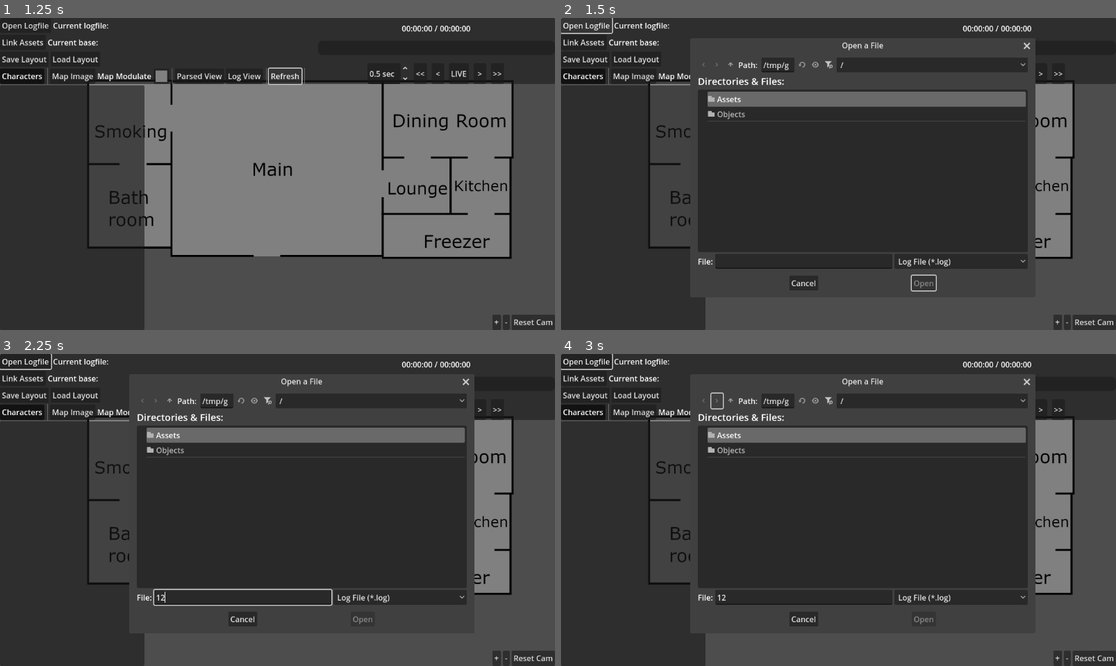
Above: before the commit, frames 1-4 (two rows, left to right).
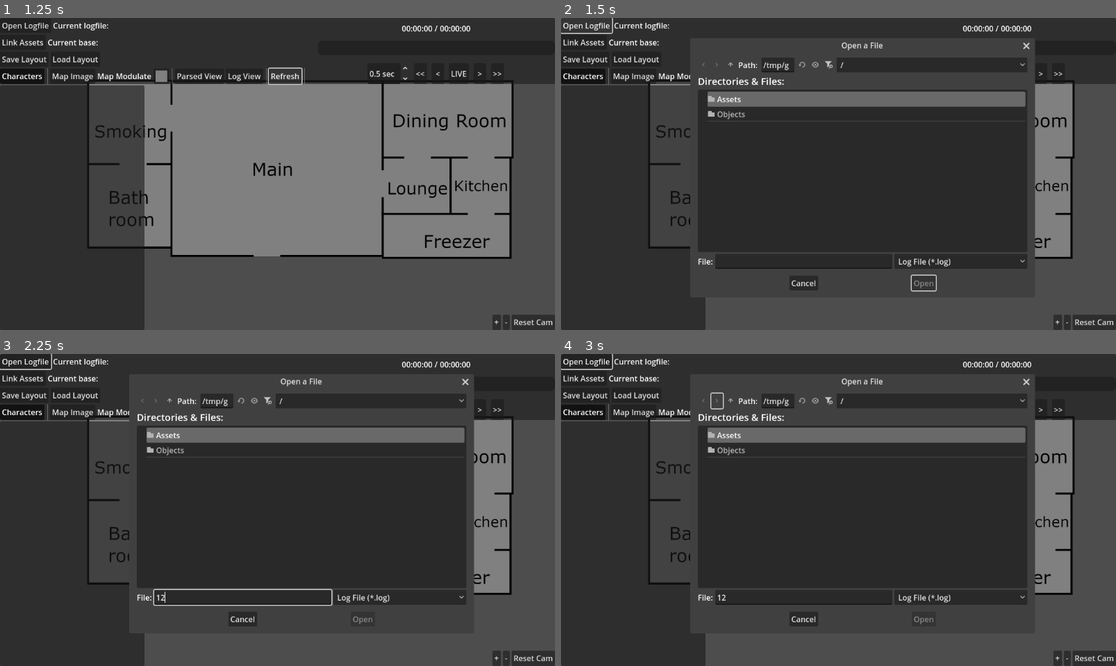
Above: after the commit, the same moments.

Repository: Crystalwarrior/AO2-LogReader
Game: Godot game, scene res://view.tscn
Same seed, same stepped clock (60 frames per second), same inputs: the game is played once before the commit and once after it.
Inputs (mouse positions are in pixels of both pictures, inside the frame that each line leads up to):
- Up to frame 1 (1.25 s): click "Refresh" at 0.5 s
- Up to frame 2 (1.5 s): click "Open Logfile" at 1.25 s
- Up to frame 3 (2.25 s): click (244, 597) at 2.02 s; type "12" at 2.1 s
- Up to frame 4 (3 s): click (716, 400) at 2.75 s

Frame 1 is identical in both runs. In frame 2, 0.2% of the frame differs, in the area x 50-86%, y 7-79%; in frame 3, 0.2%; in frame 4, 0.2%.

Commit message:
Fix log reader re-reading the WHOLE FILE even in live mode (when only a few new things got added)

Diff:
--- a/main_window.gd
+++ b/main_window.gd
@@ -56,9 +56,16 @@
 func _process(_delta):
 	if current_file_path and last_date_modified != FileAccess.get_modified_time(current_file_path):
 		if reload_logfile():
-			logview.text = current_file.get_as_text()
+			while current_file.get_position() < current_file.get_length():
+				var line = current_file.get_line()
+				# end-of-file newline gets treated as a separate line, and shows up as blank
+				if line == "":
+					continue
+				parse_line(line)
+				logview.text += "\n"+line
+			if !shownames.is_empty():
+				_find_avatars()
 			scroll_to_last_line()
-			parse_logfile()
 	if playing and timeline.value != endTime - startTime:
 		if timer <= 0:
 			timeline.value += 1
@@ -146,10 +153,9 @@
 		# 		newChar.charfolder = folderName
 		# 	else:
 		# 		areaChar.charfolder = folderName
-
-
+	parsed_view.newline()
 	if not line.begins_with("[") or not line.contains("GMT]"):
-		parsed_view.add_text(line + "\n")
+		parsed_view.add_text(line)
 		return
 	var is_ooc = false
 	if line.begins_with("[OOC]"):
@@ -201,7 +207,7 @@
 	# pop color
 	parsed_view.pop()
 	parsed_view.add_text(": ")
-	parsed_view.add_text(message.replace("{", "").replace("}", "") + "\n")
+	parsed_view.add_text(message.replace("{", "").replace("}", ""))
 	if italics:
 		parsed_view.pop()
 
@@ -325,20 +331,20 @@
 	else:
 		return null
 
-func parse_logfile(to_line = -1):
+func parse_logfile():
 	initial_logread = true
 	parsed_view.clear()
 	hostname = ""
-	var lines = logview.text.split("\n")
-	if to_line == -1:
-		to_line = lines.size()
-	last_linecount = to_line
-	for i in min(lines.size(), to_line+1):
+	var text = current_file.get_as_text()
+	logview.text = text
+	var lines = text.strip_edges().split("\n")
+	for i in lines.size():
 		var line = lines[i]
 		parse_line(line)
 	initial_logread = false
 	if !shownames.is_empty():
 		_find_avatars()
+	current_file.seek_end()
 
 func _update_timeline(live):
 	timeline.max_value = endTime - startTime
@@ -366,11 +372,15 @@
 	current_file = FileAccess.open(path, FileAccess.READ)
 	current_file_path = path
 	%LogfileLabel.text = "Current logfile: " + current_file_path.get_file()
-	last_date_modified = FileAccess.get_modified_time(path)
+	last_date_modified = FileAccess.get_modified_time(current_file_path)
 	return current_file
 
 func reload_logfile():
-	return open_logfile(current_file_path)
+	if not current_file:
+		return null
+	%LogfileLabel.text = "Current logfile: " + current_file_path.get_file()
+	last_date_modified = FileAccess.get_modified_time(current_file_path)
+	return current_file
 
 
 func scroll_to_last_line():
@@ -384,9 +394,8 @@
 
 func _on_file_dialog_file_selected(path):
 	if open_logfile(path):
-		logview.text = current_file.get_as_text()
+		parse_logfile()
 		scroll_to_last_line()
-		parse_logfile()
 
 
 func _on_folder_dialog_dir_selected(dir):
@@ -401,9 +410,8 @@
 
 func _on_refresh_button_pressed():
 	if reload_logfile():
-		logview.text = current_file.get_as_text()
+		parse_logfile()
 		scroll_to_last_line()
-		parse_logfile()
 
 
 func _on_toggle_log_view_toggled(button_pressed):
